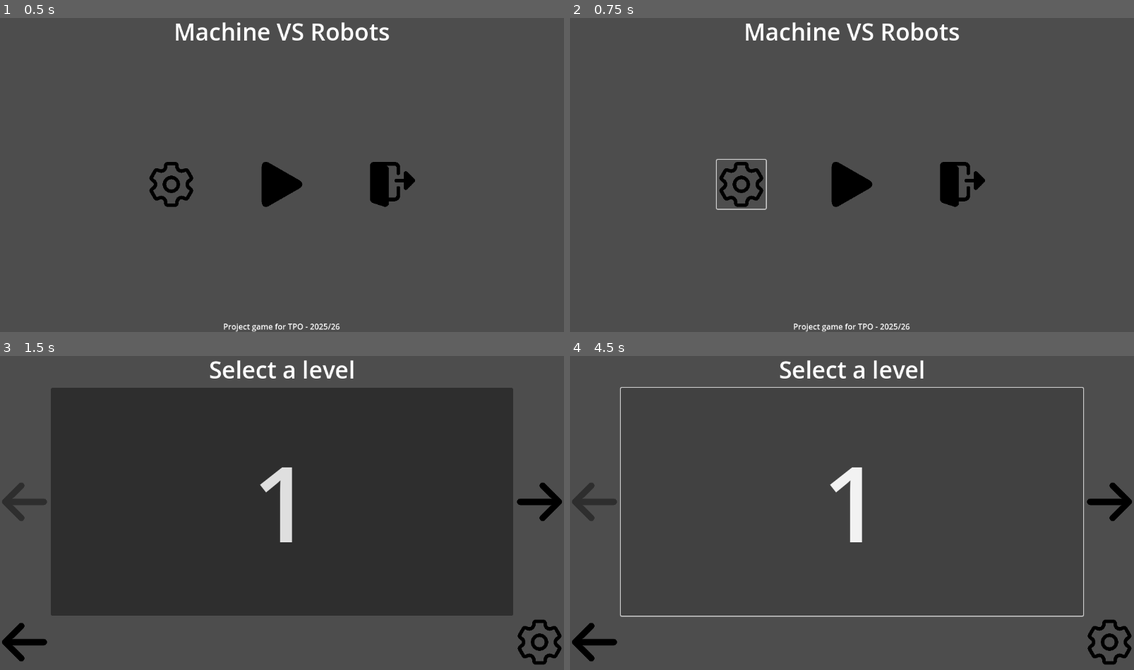
Above: before the commit, frames 1-4 (two rows, left to right).
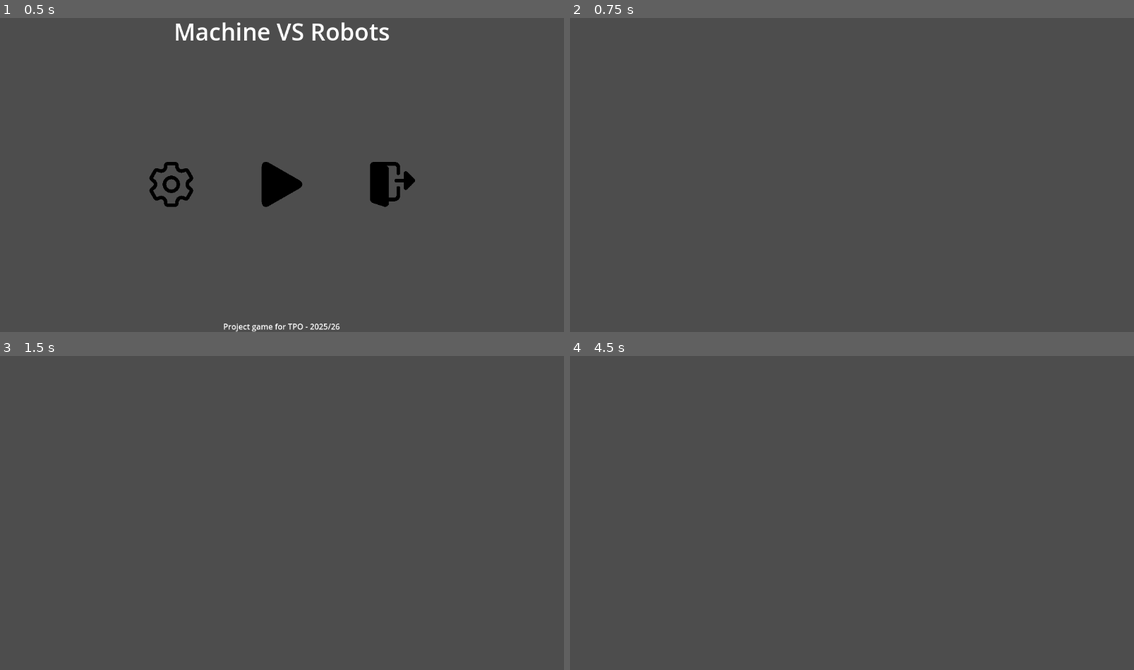
Above: after the commit, the same moments.

Repository: AuraDvin/MvR
Game: Godot game, scene res://levels/menus/main_menu/main_menu.tscn
The game is run twice, just before and just after one commit, with the same random seed, the same clock (stepped at 60 frames per second) and the same inputs. This scene is started directly instead of the project's main scene. The engine's default icon, where the game draws it, is replaced by a stand-in: a white triangle on a blue panel in a dark square.
Inputs (mouse positions are in pixels of both pictures, inside the frame that each line leads up to):
- Up to frame 1 (0.5 s): no input
- Up to frame 2 (0.75 s): click (739, 184) at 0.5 s
- Up to frame 3 (1.5 s): click (282, 522) at 1.27 s
- Up to frame 4 (4.5 s): click (592, 641) at 2.02 s; click (852, 522) at 2.77 s; click (1111, 641) at 3.52 s; click (852, 500) at 4.25 s, where only the run before the commit has a clickable "1"

Frame 1 is identical in both runs. In frame 2, 2.9% of the frame differs, in the area x 25-74%, y 1-100%; in frame 3, 61%, in the area x 0-100%, y 1-99%; in frame 4, 3.3%.
Error after the commit: Attempt to call function 'instantiate' in base 'null instance' on a null instance. (res://misc/scene_switcher.gd:18)

Commit message:
use the back button function

Diff:
--- a/levels/menus/level_select/level_select.gd
+++ b/levels/menus/level_select/level_select.gd
@@ -2,17 +2,15 @@
 
 extends Control
 
-# todo:
-@export var main_menu_path = "res://levels/menus/main_menu/main_menu.tscn"
-@export var settings_path = ""
+@export var settings_res_path = "res://levels/menus/settings/settings.tscn"
 
 # Back arrow:
 # https://www.flaticon.com/free-icon/arrow_507257?term=return&page=1&position=59&origin=search&related_id=507257
 # Settings icon same as the other menu
 
 func _on_return_btn_pressed() -> void:
-	get_tree().change_scene_to_packed(load(main_menu_path))
+	SceneSwitcher.returnToPrevScene()
 
 # todo: return to this page instead of main menu
 func _on_settings_btn_pressed() -> void:
-	get_tree().change_scene_to_packed(load(settings_path))
+	SceneSwitcher.switchScene(settings_res_path)
--- a/levels/menus/main_menu/main_menu.gd
+++ b/levels/menus/main_menu/main_menu.gd
@@ -3,8 +3,8 @@
 
 
 # todo:
-@export var settings_path = null
-@export var level_select_path = "res://levels/menus/level_select/level_select.tscn"
+@export var settings_packed: PackedScene
+@export var level_selected_packed:PackedScene
 
 # Icons are currently from the following sources:
 # Settings:
@@ -23,8 +23,8 @@
 	$QuitConfirmation.visible = true
 
 func _on_play_btn_pressed() -> void:
-	get_tree().change_scene_to_packed(load(level_select_path))
+	SceneSwitcher.switchScene("res://levels/menus/level_select/level_select.tscn")
 
 # todo: settings have to return you to the scene from which you came
 func _on_settings_btn_pressed() -> void:
-	get_tree().change_scene_to_packed(settings_path)
+	SceneSwitcher.switchScene("res://levels/menus/settings/settings.tscn")
--- a/levels/menus/main_menu/main_menu.tscn
+++ b/levels/menus/main_menu/main_menu.tscn
@@ -1,6 +1,7 @@
-[gd_scene load_steps=6 format=3 uid="uid://d0o7unf8sblwn"]
+[gd_scene load_steps=7 format=3 uid="uid://d0o7unf8sblwn"]
 
 [ext_resource type="Script" uid="uid://3b13wr3ettbf" path="res://levels/menus/main_menu/main_menu.gd" id="1_s1k5s"]
+[ext_resource type="PackedScene" uid="uid://ckfkoclivdl6b" path="res://levels/menus/level_select/level_select.tscn" id="2_0g4bd"]
 [ext_resource type="Texture2D" uid="uid://cts1ly866wacc" path="res://assets/textures/settings-icon.png" id="2_dpmub"]
 [ext_resource type="Texture2D" uid="uid://dvb6qqkwe8ax1" path="res://assets/textures/play-icon.png" id="3_g0xku"]
 [ext_resource type="Texture2D" uid="uid://wsiuryiq4uch" path="res://assets/textures/exit-icon.png" id="4_4l573"]
@@ -16,6 +17,7 @@
 grow_vertical = 2
 theme = SubResource("Theme_6huvb")
 script = ExtResource("1_s1k5s")
+level_selected_packed = ExtResource("2_0g4bd")
 
 [node name="VBoxContainer" type="VBoxContainer" parent="."]
 layout_mode = 1
